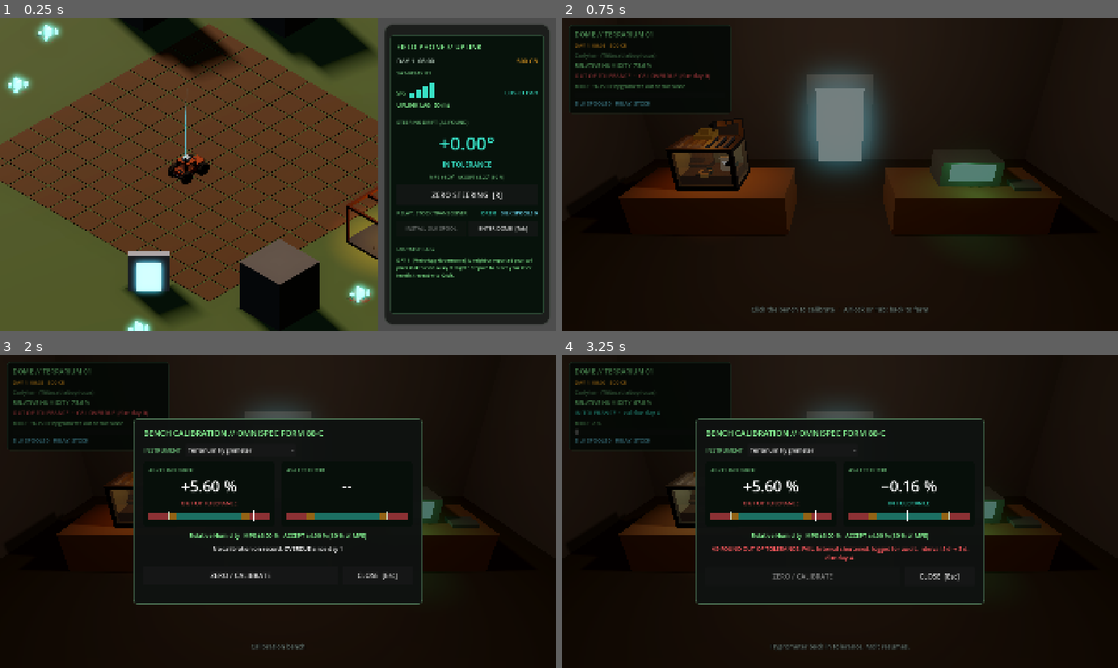
Above: before the commit, frames 1-4 (two rows, left to right).
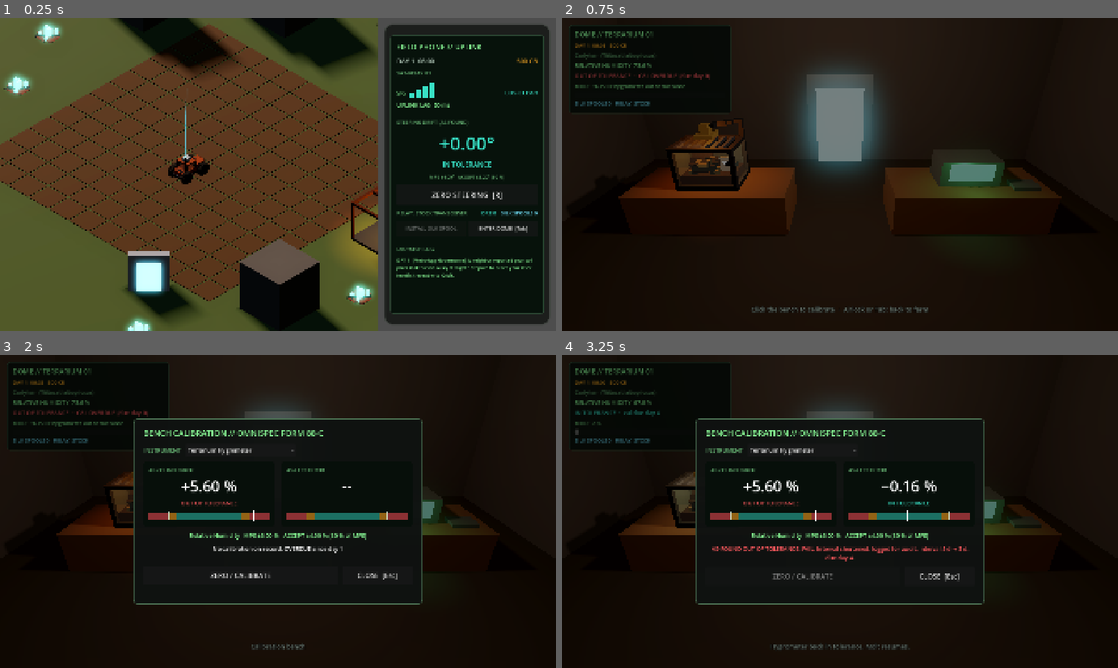
Above: after the commit, the same moments.

Repository: xlockeddown-glitch/out-of-spec
Game: Godot game, scene res://scenes/main_farm.tscn
Two runs of this game, one before a commit and one after it. Both use one fixed random seed, a clock stepped at 60 frames per second and the inputs below.
Inputs (mouse positions are in pixels of both pictures, inside the frame that each line leads up to):
- Up to frame 1 (0.25 s): no input
- Up to frame 2 (0.75 s): click "ENTER DOME [Tab]" at 0.5 s
- Up to frame 3 (2 s): tap Enter at 1.25 s; move the mouse to (400, 495) at 1.27 s; hold D (rover_steer_right) from 1.28 s (still down); hold E (interact) from 1.28 s (still down); click (400, 495) at 1.42 s
- Up to frame 4 (3.25 s): release D (rover_steer_right) at 2 s; release E (interact) at 2 s; click "Terrarium Hygrometer" at 2 s; click "ZERO / CALIBRATE" at 2.75 s

The runs differ from the first frame. In frame 1, 0.7% of the frame differs, in the area x 0-68%, y 2-100%; in frame 2, 0.2%; in frame 3, less than 0.1%; in frame 4, less than 0.1%.

Commit message:
Address Fable QA of the generated models
- Spider and exuvia sat inside the model substrate: raised SpiderModel 0.25 m,
  moved the exuvia to 0.33 m clear of the water dish
- Relay dish centered on the 16 m Dish marker; beacon on a spire behind it,
  built last
- Fissure lifted 0.02 m (no z-fighting with the ground)
- Bram's bay sits 0.5 m back to match the greybox; pod legs and lamp arm join on
  faces; glass alpha 25 %
- Docs: complete deviation table, what was and wasn't seen in Godot, .vox limits

Co-Authored-By: Claude Opus 5.5 <noreply@anthropic.com>
Claude-Session: https://claude.ai/code/session_01BofB6MbKLctUdnYN5tTGLe

Diff:
--- a/scenes/dome_interior.tscn
+++ b/scenes/dome_interior.tscn
@@ -165,7 +165,7 @@
 
 [node name="Exuvia" type="CSGBox3D" parent="Terrarium"]
 visible = false
-position = Vector3(0.35, 0.15, -0.15)
+position = Vector3(0.3, 0.33, 0.2)
 size = Vector3(0.3, 0.05, 0.22)
 material = SubResource("MatExuvia")
 
@@ -379,6 +379,7 @@
 greybox = [NodePath("../Glass"), NodePath("../Substrate"), NodePath("../HygroPod"), NodePath("../LampHead")]
 
 [node name="SpiderModel" type="Node3D" parent="Terrarium/Tarantula" node_paths=PackedStringArray("greybox")]
+position = Vector3(0, 0.25, 0)
 script = ExtResource("5_slot")
 model_path = "res://assets/voxels/curlyhair.glb"
 model_scale = 0.1
--- a/scripts/world/ore_fissure.gd
+++ b/scripts/world/ore_fissure.gd
@@ -49,6 +49,7 @@
 				loaded.free()
 		if model != null:
 			model.scale = Vector3.ONE * MODEL_SCALE
+			model.position.y = 0.02  # lift off the ground plane (no z-fighting)
 			ModelSlot.apply_emission(model)
 			return model
 		push_warning("OreFissure: %s is not a scene; using greybox." % MODEL_PATH)
Binary file changed: assets/voxels/bram_bay.glb
Binary file changed: assets/voxels/drop_pod.glb
Binary file changed: assets/voxels/relay_mast.glb
Binary file changed: assets/voxels/terrarium.glb
Binary file changed: assets/voxels/tractor.glb
Binary file changed: assets/voxels/tractor_wide.glb
Not shown, changed: assets/voxels/source/drop_pod.vox
Not shown, changed: assets/voxels/source/relay_mast.vox
Not shown, changed: assets/voxels/source/terrarium.vox
